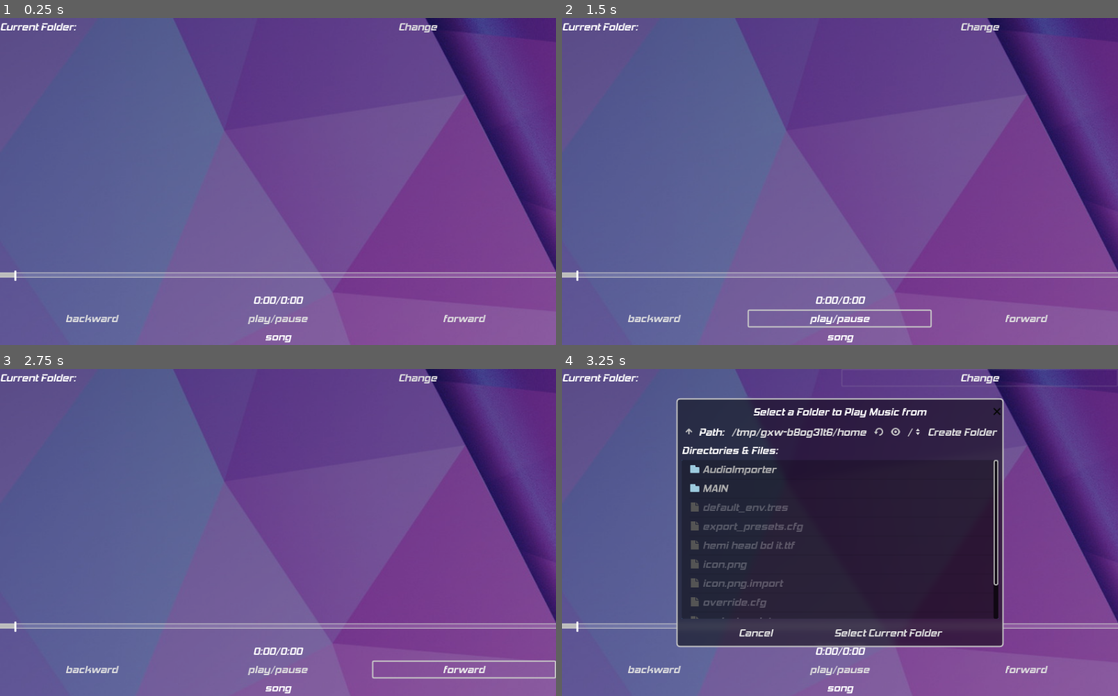
Above: before the commit, frames 1-4 (two rows, left to right).
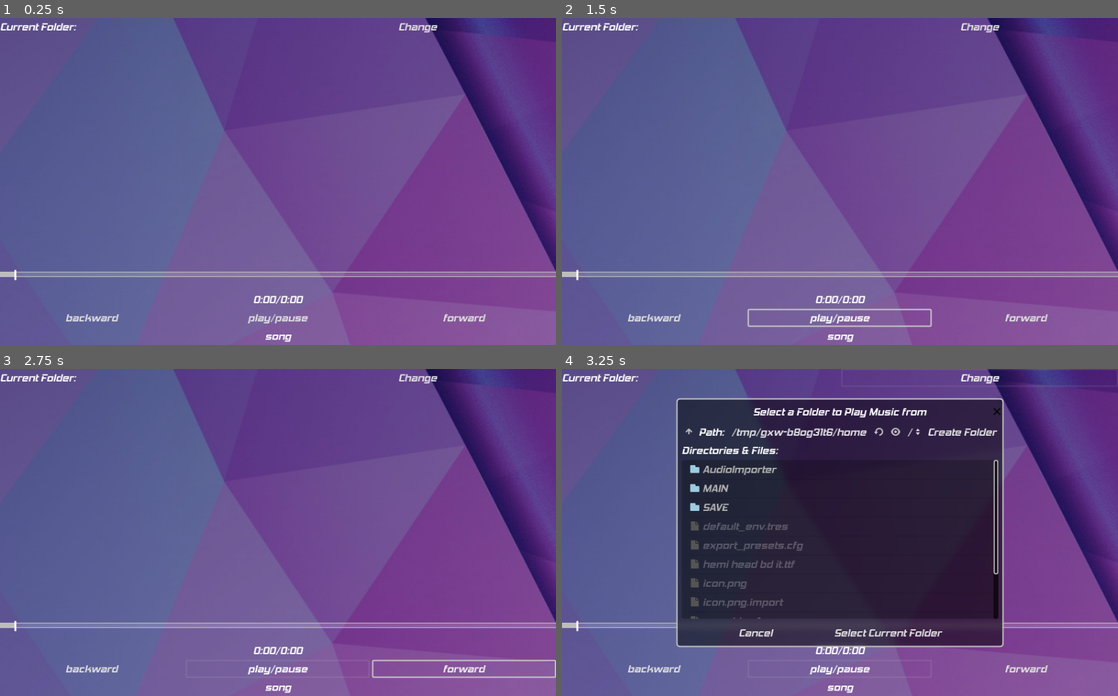
Above: after the commit, the same moments.

Repository: gerblesh/simple-music-player
Game: Godot game, scene res://MAIN/MAIN.tscn
The game is run twice, just before and just after one commit, with the same random seed, the same clock (stepped at 60 frames per second) and the same inputs.
Inputs:
- Up to frame 1 (0.25 s): no input
- Up to frame 2 (1.5 s): click "backward" at 0.5 s; click "play/pause" at 1.25 s
- Up to frame 3 (2.75 s): click "forward" at 2 s
- Up to frame 4 (3.25 s): click "Change" at 2.75 s

The runs differ from the first frame. In frame 1, 1.5% of the frame differs, in the area x 0-100%, y 77-100%; in frame 2, 1.8%; in frame 3, 1.8%; in frame 4, 1.7%.
Error before the commit: Invalid get index '0' (on base: 'Array'). (res://MAIN/UI)

Commit message:
fixed directory bugs, tidied up code

Diff:
--- a/MAIN/MAIN.gd
+++ b/MAIN/MAIN.gd
@@ -1,35 +1,45 @@
 extends Control
+
 class_name MAIN
-# signals
+
 signal refresh_dir
-# audiostreamplayer
+signal update_ui
+
 var audio_stream_player = AudioStreamPlayer.new()
-# music directory and song variables
-onready var music_dir_path = OS.get_system_dir(OS.SYSTEM_DIR_MUSIC)
-var current_song = null
+
+var song_idx = null
+var song_path
+var song_name
 var song_length
 var song_position
+
+var music_dir_path
 var music_dir
+
 var music = []
+var song_names = []
 var song_queue = []
-var song_names = []
+
 func _ready():
+	music_dir_path = ConfigSave.load_value("config","last dir",OS.get_system_dir(OS.SYSTEM_DIR_MUSIC))
 	yield(get_tree(), "idle_frame") # waiting for the UI ready function to connect it's signals
 	add_child(audio_stream_player)
 	audio_stream_player.connect("finished",self,"next_song")
 	audio_stream_player.pause_mode = Node.PAUSE_MODE_STOP
 	refresh_dir()
 func next_song(next = 1):
-	if current_song == null:
-		current_song = 0
+	if music.size() < 1:
+		return
+	if song_idx == null:
+		song_idx = 0
 	get_tree().paused = false
-	# temp UI script
-	# TODO: move later
-	$controls/buttons/play.pressed = false
-	current_song = wrapi(current_song + next,0,music.size()) # constrains the index from getting outside of the array
-	var file_path = music[current_song]
+	song_idx = wrapi(song_idx + next,0,music.size()) # constrains the index from getting outside of the array
+	var file_path = music[song_idx]
+	song_name = song_names[song_idx]
+	song_path = file_path
 	audio_stream_player.stream = AudioLoader.new().loadfile(file_path)
 	audio_stream_player.play()
+	emit_signal("update_ui")
 func is_audio_file(stringname):
 	return stringname.ends_with(".wav") or stringname.ends_with(".ogg") or stringname.ends_with(".mp3")
 func refresh_dir():
@@ -42,6 +52,7 @@
 		while true:
 			filepath = music_dir.get_next()
 			if filepath == "":
+				ConfigSave.save_value("config","last dir",music_dir_path)
 				emit_signal("refresh_dir")
 				return
 			if !music_dir.current_is_dir() and is_audio_file(filepath):
--- a/MAIN/MAIN.tscn
+++ b/MAIN/MAIN.tscn
@@ -36,7 +36,6 @@
 pause_mode = 2
 anchor_right = 1.0
 anchor_bottom = 1.0
-margin_bottom = 2.0
 theme = ExtResource( 2 )
 script = ExtResource( 1 )
 
@@ -49,15 +48,16 @@
 stretch_mode = 3
 
 [node name="controls" type="VBoxContainer" parent="."]
-anchor_top = 0.737
+anchor_top = 0.993
 anchor_right = 1.0
-anchor_bottom = 1.0
-margin_top = 0.0259705
-margin_bottom = -4.0
+anchor_bottom = 0.993
+margin_top = -127.974
+margin_bottom = -0.5
 
 [node name="time" type="HSlider" parent="controls"]
 margin_right = 850.0
 margin_bottom = 47.0
+focus_mode = 0
 step = 0.01
 
 [node name="time label" type="Label" parent="controls"]
@@ -71,7 +71,6 @@
 margin_top = 76.0
 margin_right = 850.0
 margin_bottom = 103.0
-focus_neighbour_top = NodePath("../time")
 
 [node name="backward" type="Button" parent="controls/buttons"]
 margin_right = 280.0
@@ -107,12 +106,12 @@
 anchor_right = 1.0
 anchor_bottom = 0.719
 margin_top = -0.200001
-margin_bottom = 0.0619812
-focus_neighbour_bottom = NodePath("../controls/time")
+margin_bottom = 0.0619507
+focus_neighbour_bottom = NodePath("../controls/buttons")
 
 [node name="song container" type="VBoxContainer" parent="songs"]
 margin_right = 850.0
-margin_bottom = 311.0
+margin_bottom = 309.762
 size_flags_horizontal = 3
 size_flags_vertical = 3
 
@@ -143,7 +142,8 @@
 
 [node name="directory" type="HBoxContainer" parent="."]
 anchor_right = 1.0
-margin_bottom = 27.0
+anchor_bottom = 0.054
+focus_neighbour_bottom = NodePath("../songs")
 
 [node name="text" type="Label" parent="directory"]
 margin_top = 3.0
--- a/MAIN/UI Controls.gd
+++ b/MAIN/UI Controls.gd
@@ -4,6 +4,7 @@
 # TODO: refactor later lol
 var button_pre = preload("res://MAIN/button/song button.tscn")
 
+# UI references
 onready var scrubber = $controls/time
 onready var pause = $controls/buttons/play
 onready var forward = $controls/buttons/forward
@@ -15,27 +16,22 @@
 onready var directory_change = $directory/change
 onready var file_panel = $popup
 func _ready():
+	# connecting signals from main script
+	connect("refresh_dir",self,"refresh_songs")
+	connect("update_ui",self,"update_ui")
+	# connecting UI signals
 	scrubber.connect("value_changed",self,"scrub")
 	pause.connect("toggled",self,"play_toggled")
-	connect("refresh_dir",self,"refresh_songs")
 	forward.connect("pressed",self,"song_forward")
 	backward.connect("pressed",self,"song_backward")
 	directory_change.connect("pressed",self,"change_dir_pressed")
 
-func change_dir_pressed():
-	file_panel.current_dir = music_dir_path
-	file_panel.popup_centered(Vector2(500,350))
-	file_panel.connect("dir_selected",self,"dir_selected")
-func play_toggled(button_pressed):
-	get_tree().paused = button_pressed
 func _process(_delta):
-	if current_song == null:
+	if audio_stream_player.stream == null:
 		return
-	song_length = audio_stream_player.stream.get_length()
+	# updating the scrubber position each frame
 	song_position = audio_stream_player.get_playback_position()
-	scrubber.max_value = song_length
 	scrubber.value = song_position
-	song_label.text = song_names[current_song]
 	time_label.text = str(secs_to_mins(song_position)," / ",secs_to_mins(song_length))
 func secs_to_mins(seconds:float):
 	seconds = round(seconds)
@@ -45,13 +41,32 @@
 		new_seconds = str("0",new_seconds)
 	return str(minutes,":",new_seconds)
 func scrub(value):
-	if abs(value - audio_stream_player.get_playback_position()) <= 0.01:
+	if abs(value - audio_stream_player.get_playback_position()) <= 0.1:
 		return
 	audio_stream_player.seek(value)
+
+func update_ui():
+	pause.pressed = get_tree().paused
+	song_length = audio_stream_player.stream.get_length()
+	scrubber.max_value = song_length
+	song_label.text = song_name
+
 func song_backward():
 	next_song(-1)
 func song_forward():
 	next_song(1)
+
+func song_pressed(button):
+	song_idx = button.get_position_in_parent()
+	next_song(0)
+func change_dir_pressed():
+	file_panel.current_dir = music_dir_path
+	file_panel.popup_centered(Vector2(500,350))
+	file_panel.connect("dir_selected",self,"dir_selected")
+func dir_selected(dir):
+	music_dir_path = dir
+	song_idx = null
+	refresh_dir()
 func refresh_songs():
 	for I in song_container.get_children():
 		I.queue_free()
@@ -62,9 +77,6 @@
 		button_inst.connect("button_pressed",self,"song_pressed")
 		song_container.add_child(button_inst)
 	directory_label.text = "Current Folder: "+music_dir_path
-func song_pressed(button):
-	current_song = button.get_position_in_parent()
-	next_song(0)
-func dir_selected(dir):
-	music_dir_path = dir
-	refresh_dir()
+
+func play_toggled(button_pressed):
+	get_tree().paused = button_pressed
--- a/MAIN/button/song button.tscn
+++ b/MAIN/button/song button.tscn
@@ -5,4 +5,5 @@
 [node name="song" type="Button"]
 margin_right = 12.0
 margin_bottom = 20.0
+clip_text = true
 script = ExtResource( 1 )
--- /dev/null
+++ b/SAVE/config save.gd
@@ -0,0 +1,14 @@
+extends Node
+
+var config = ConfigFile.new()
+var config_path = "user://config"
+
+func save_value(section: String, key: String, value):
+	config.set_value(section,key,value)
+	config.save(config_path)
+
+func load_value(section: String, key: String, defualt):
+	var err = config.load(config_path)
+	if err != OK:
+		return defualt
+	return config.get_value(section,key,defualt)
--- a/project.godot
+++ b/project.godot
@@ -28,11 +28,14 @@
 
 config/name="music_player"
 run/main_scene="res://MAIN/MAIN.tscn"
+config/use_custom_user_dir=true
+config/custom_user_dir_name="music player data"
 config/icon="res://icon.png"
 
 [autoload]
 
 GdScriptAudioImport="*res://AudioImporter/GDScriptAudioImport.gd"
+ConfigSave="*res://SAVE/config save.gd"
 
 [display]
 
